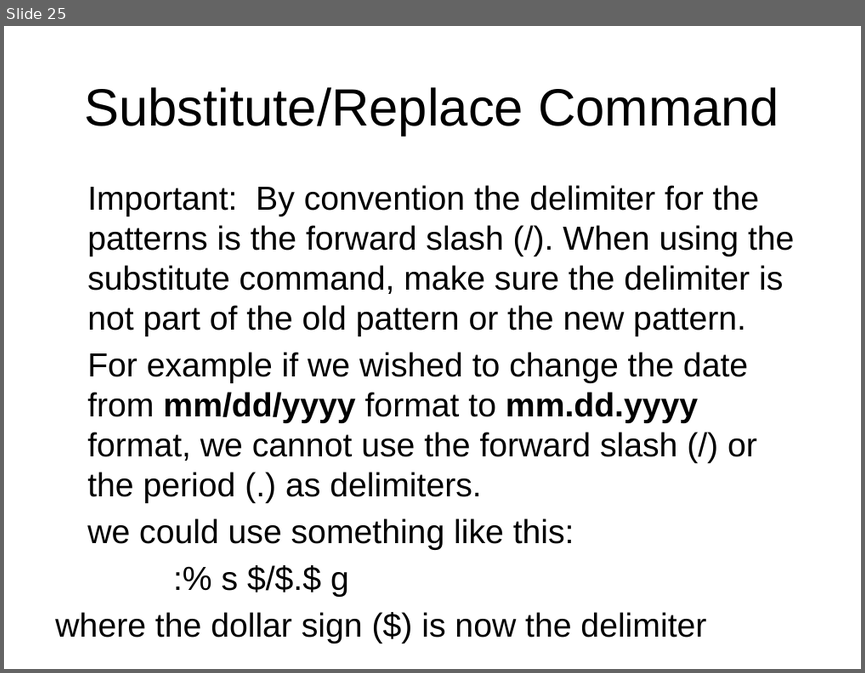
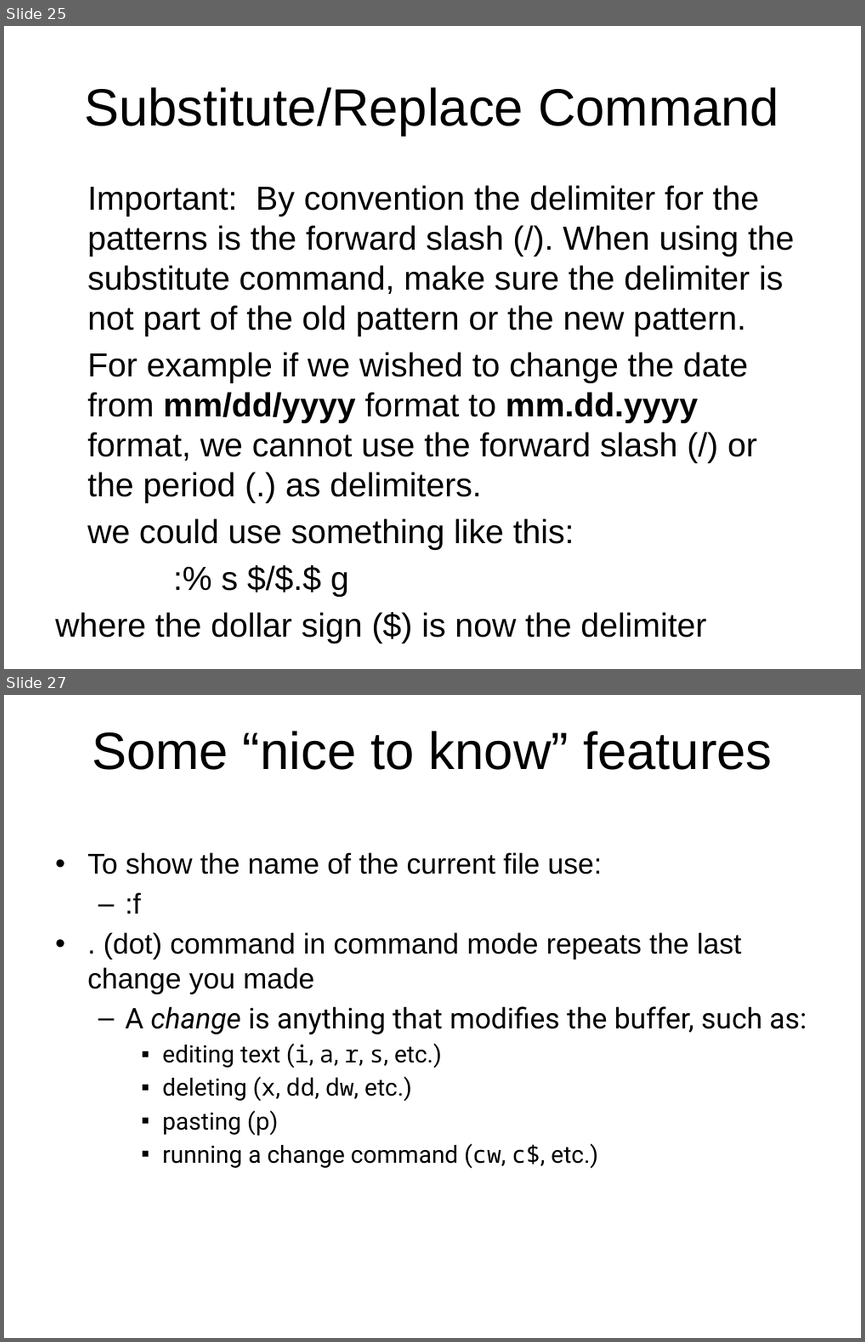
Before and after one commit to jb23lm87/OS-prednasky, a slide deck: LC UNIX/vi editor 1.pptx. Shown one above the other, each under a label of ours: slide 25 before the commit, slides 25 and 27 after it; the slides between them are not shown. The pictures are 865x673 and 865x1342 pixels, drawn with LibreOffice and Linux fonts; fonts in the diff are those of the drawing. Boxes give left, top, right and bottom in pixels: in the first picture for what was removed or moved away, otherwise in the second. Text is boxed around its words. In the diff, an @@ line names an element or a change of style, - is before the commit and + after.

```diff
--- a/LC UNIX/vi editor 1.pptx
+++ b/LC UNIX/vi editor 1.pptx
@@ slide 27 added at [4,695,861,1338], background #FFFFFF @@
@@ title added at [92,731,772,770], 44 pt, text #000000 @@
+Some “nice to know” features
@@ text added at [87,852,806,1168], 24 pt, text #000000 @@
+• To show the name of the current file use:
+  – :f
+• . (dot) command in command mode repeats the last change you made
+– A change is anything that modifies the buffer, such as:
+    ▪ editing text (i, a, r, s, etc.)
+    ▪ deleting (x, dd, dw, etc.)
+    ▪ pasting (p)
+    ▪ running a change command (cw, c$, etc.)
```
Also in this commit, not shown: 3 slides changed, 2 slides removed.
